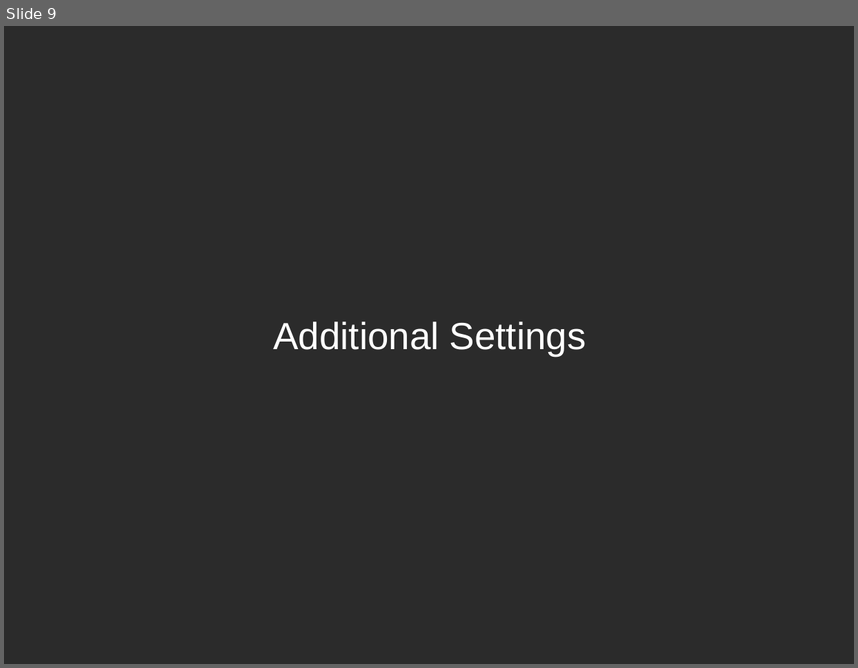
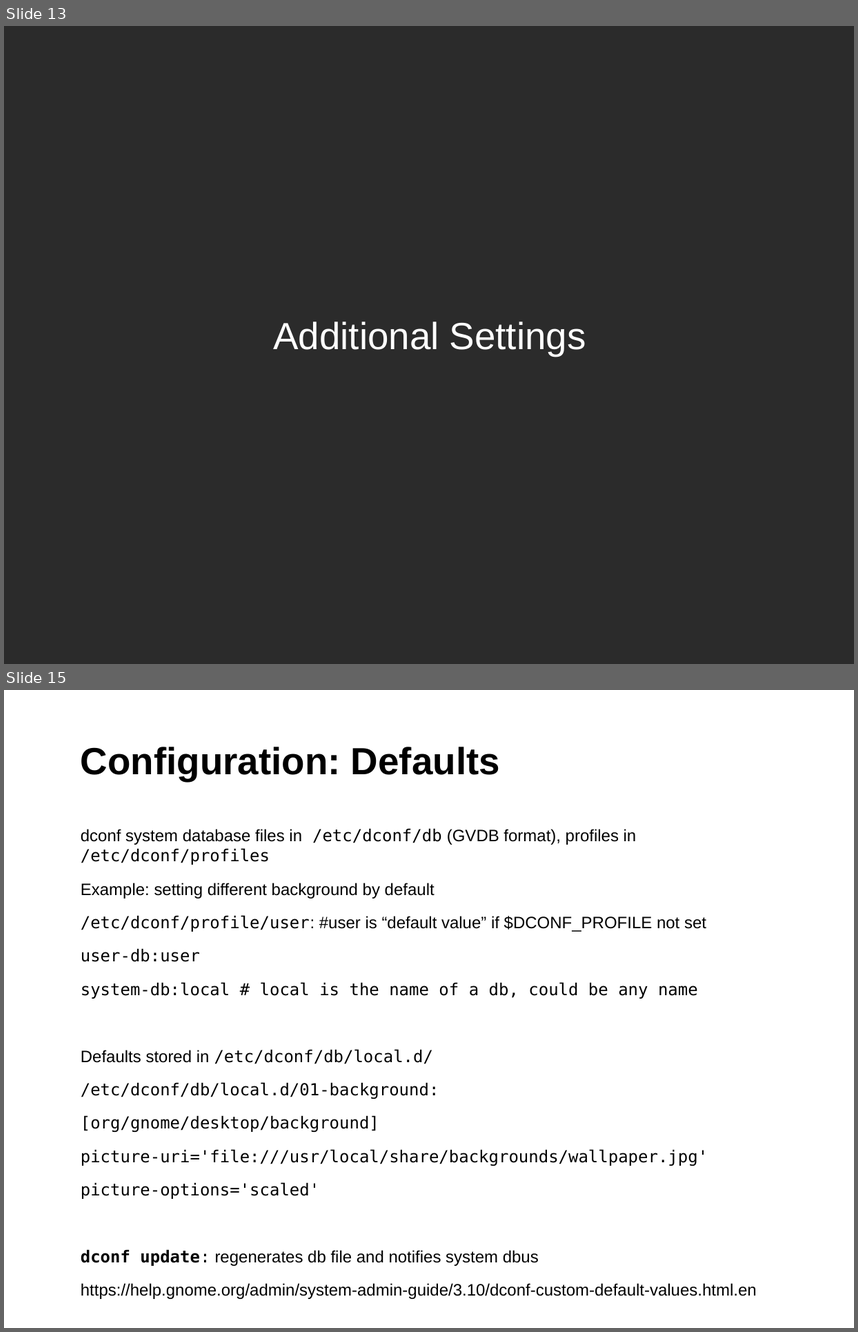
Before and after one commit to sreeves/presentation, a slide deck: SUSECON_2015_RemoteDesktop.odp. Shown one above the other, each under a label of ours: slide 9 before the commit, slides 13 and 15 after it; the slides between them are not shown. The pictures are 858x668 and 858x1332 pixels, drawn with LibreOffice and Linux fonts; fonts in the diff are those of the drawing; background and template pictures are left out; a plain dark background stands for a picture behind light text. Boxes give left, top, right and bottom in pixels: in the first picture for what was removed or moved away, otherwise in the second. Text is boxed around its words. In the diff, an @@ line names an element or a change of style, - is before the commit and + after.

```diff
--- a/SUSECON_2015_RemoteDesktop.odp
+++ b/SUSECON_2015_RemoteDesktop.odp
@@ slide 15 added at box(4, 690, 854, 1328), background #FFFFFF @@
@@ title added at box(81, 747, 500, 781), 32 pt, text #000000, bold @@
+Configuration: Defaults
@@ text added at box(81, 828, 757, 1299), 14 pt, text #000000 @@
+dconf system database files in /etc/dconf/db (GVDB format), profiles in /etc/dconf/profiles
+Example: setting different background by default
+/etc/dconf/profile/user: #user is “default value” if $DCONF_PROFILE not set
+user-db:user
+system-db:local # local is the name of a db, could be any name
+Defaults stored in /etc/dconf/db/local.d/
+/etc/dconf/db/local.d/01-background:
+[org/gnome/desktop/background]
+picture-uri='file:///usr/local/share/backgrounds/wallpaper.jpg'
+picture-options='scaled'
+dconf update: regenerates db file and notifies system dbus
+https://help.gnome.org/admin/system-admin-guide/3.10/dconf-custom-default-values.html.en
@@ page number added at box(16, 1296, 92, 1328), 11 pt, text #FFFFFF @@
+15
@@ what was slide 9 is now slide 13 @@
```
Also in this commit, not shown: 4 slides changed, 10 other slides added, 3 slides removed, 1 other file.
